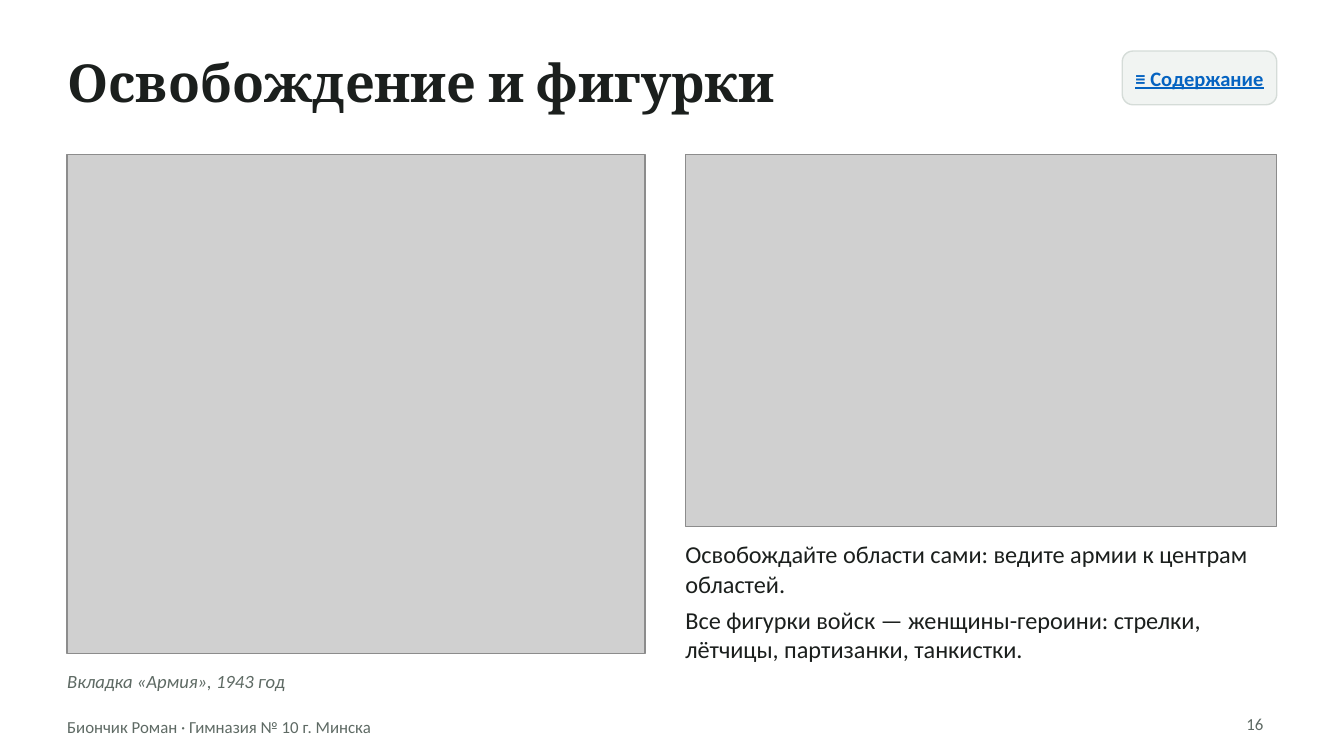
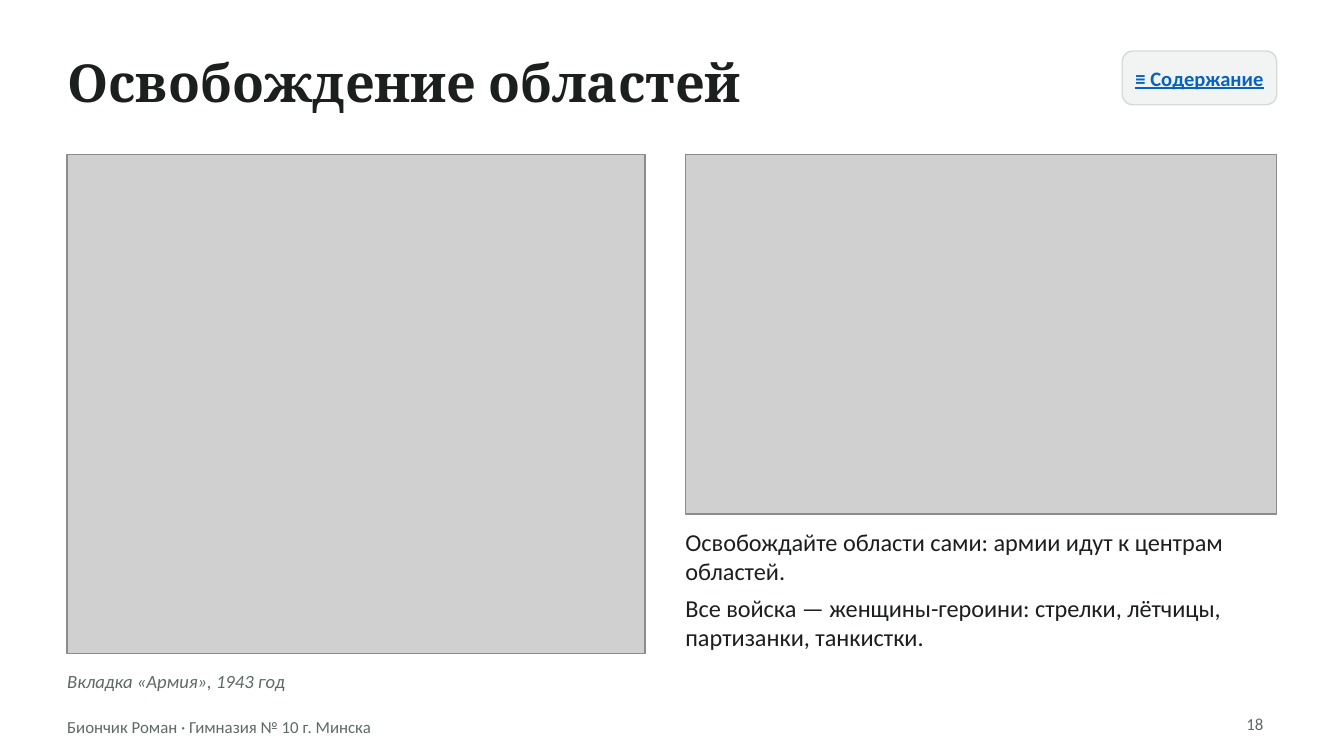
Before and after one commit to rteaminfo1-source/xy-, a slide deck: slide 18 of belarus-game/docs/Презентация - Судьба Республики Беларусь.pptx (slide 16 before the commit). Drawn at 1344x756 pixels with LibreOffice and Linux fonts; fonts in the diff are those of the drawing; grey boxes stand for pictures. Boxes give left, top, right and bottom in pixels: in the first picture for what was removed or moved away, otherwise in the second. Text is boxed around its words. In the diff, an @@ line names an element or a change of style, - is before the commit and + after.

```diff
--- a/belarus-game/docs/Презентация - Судьба Республики Беларусь.pptx
+++ b/belarus-game/docs/Презентация - Судьба Республики Беларусь.pptx
@@ title at <box>67,61,741,113</box>: text changed @@
-Освобождение и фигурки
+Освобождение областей
@@ picture: place and size @@
-picture at <box>685,155,1277,527</box>
+picture at <box>685,155,1277,513</box>
@@ text at <box>685,534,1223,650</box>: text changed @@
-Освобождайте области сами: ведите армии к центрам областей.
-Все фигурки войск — женщины-героини: стрелки, лётчицы, партизанки, танкистки.
+Освобождайте области сами: армии идут к центрам областей.
+Все войска — женщины-героини: стрелки, лётчицы, партизанки, танкистки.
@@ page number at <box>1246,718,1263,730</box>: text changed @@
-16
+18
```
Also in this commit, not shown: 3 other slides changed, 2 slides added, 1 other file.
